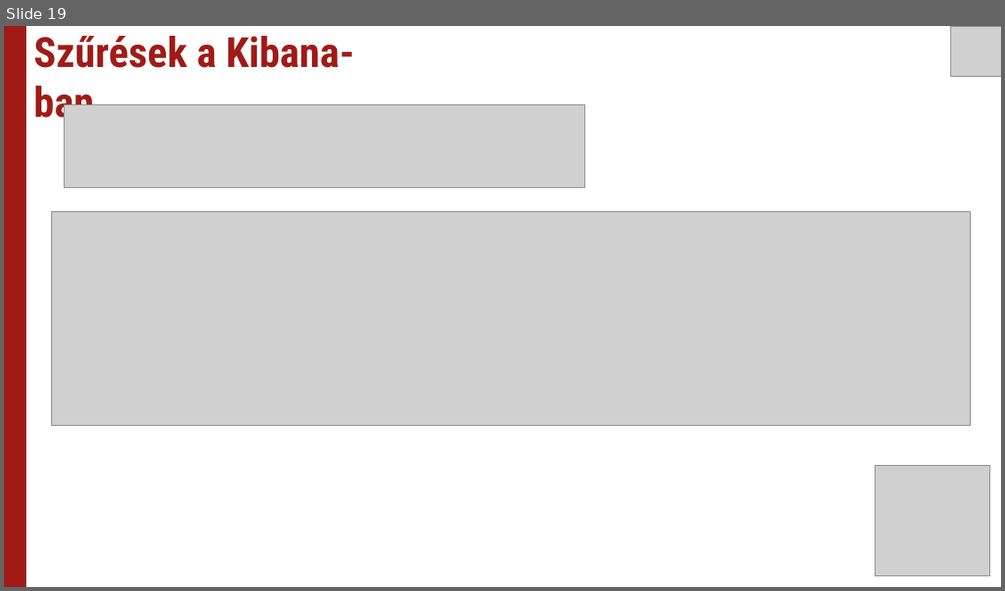
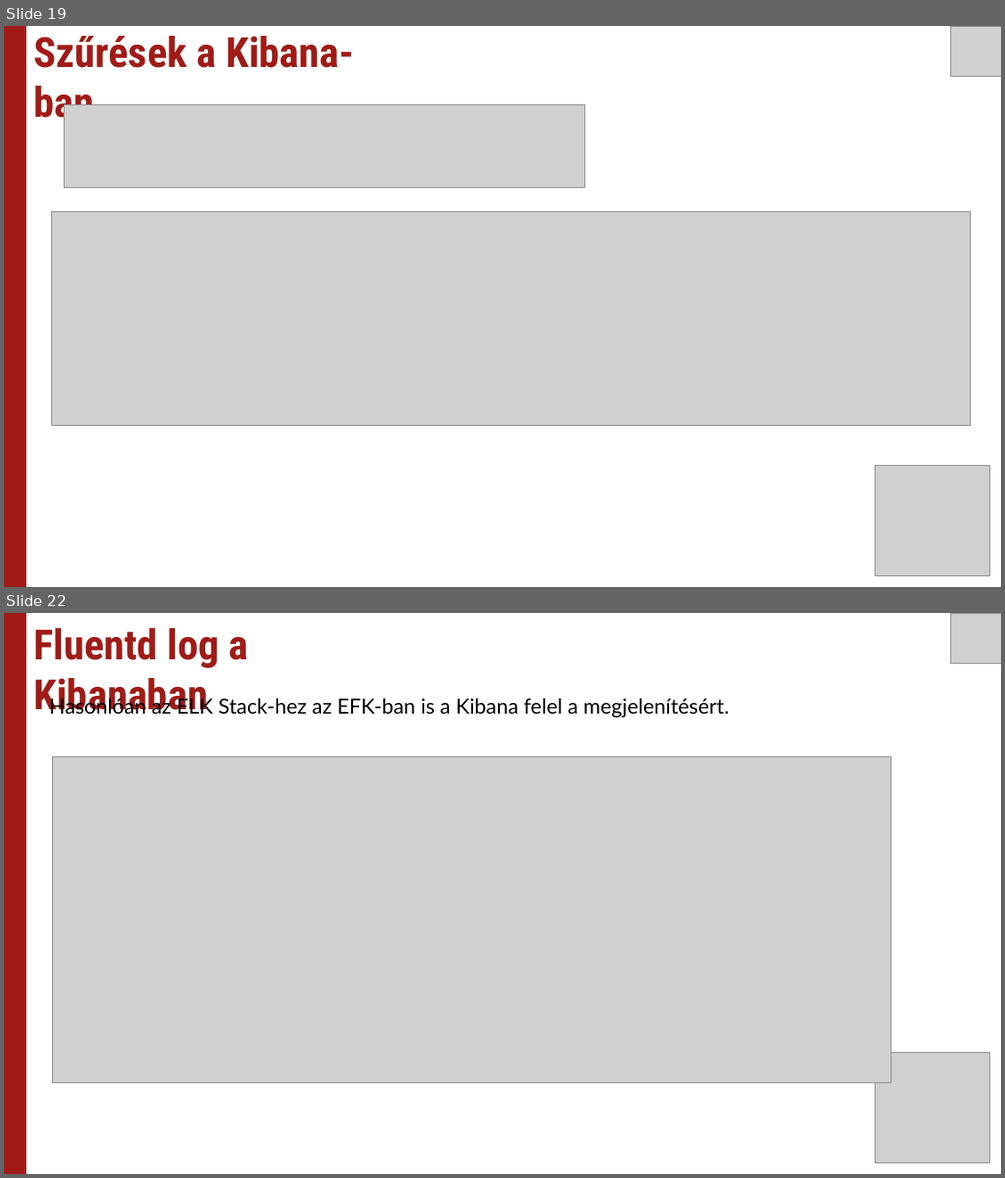
Before and after one commit to Uni-Sopron/temalabor-o21-I-NEW-Centralized-log-server, a slide deck: Témalabor - Centralized log server.pptx. Shown one above the other, each under a label of ours: slide 19 before the commit, slides 19 and 22 after it; the slides between them are not shown. The pictures are 1005x591 and 1005x1178 pixels, drawn with LibreOffice and Linux fonts; fonts in the diff are those of the drawing; grey boxes stand for pictures. Boxes give left, top, right and bottom in pixels: in the first picture for what was removed or moved away, otherwise in the second. Text is boxed around its words. In the diff, an @@ line names an element or a change of style, - is before the commit and + after.

Commit message:
ppt-fluentd

```diff
--- a/Témalabor - Centralized log server.pptx
+++ b/Témalabor - Centralized log server.pptx
@@ slide 22 added at (x1=4, y1=613, x2=1001, y2=1174), background #FFFFFF @@
@@ rectangle added at (x1=4, y1=613, x2=26, y2=1174), fill #A01B17 @@
@@ text added at (x1=33, y1=628, x2=249, y2=714), 40 pt, text #A01B17, bold @@
+Fluentd log a Kibanaban
@@ picture added at (x1=951, y1=613, x2=1001, y2=663) @@
@@ text added at (x1=49, y1=696, x2=729, y2=719), 20 pt, text #000000 @@
+Hasonlóan az ELK Stack-hez az EFK-ban is a Kibana felel a megjelenítésért.
@@ picture added at (x1=52, y1=757, x2=890, y2=1083) @@
@@ picture added at (x1=875, y1=1052, x2=990, y2=1163) @@
```
Also in this commit, not shown: 2 other slides added, 1 slide removed.
